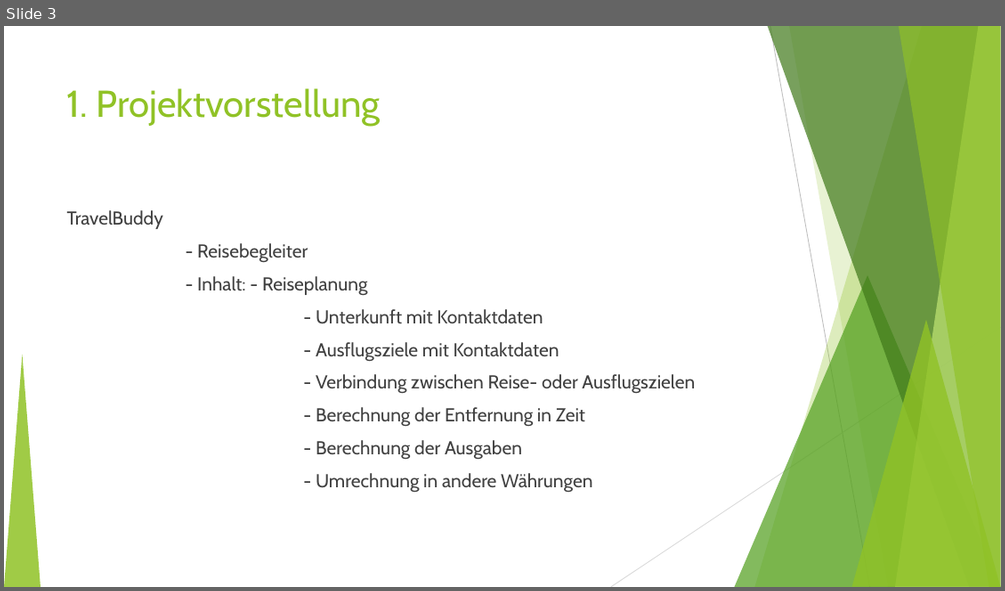
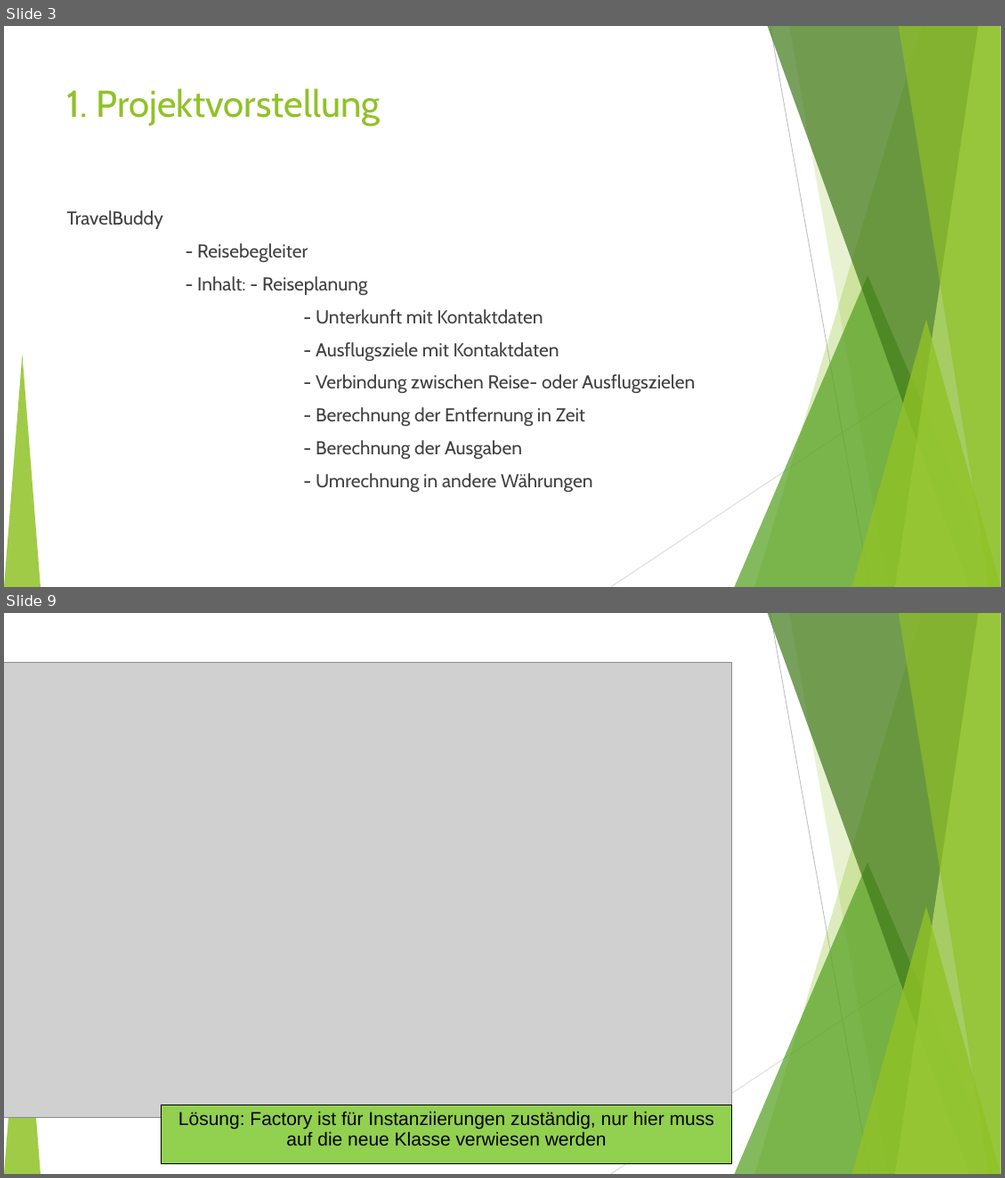
Before and after one commit to fh-erfurt/TravelBuddy-REST, a slide deck: doc/Präsentation/TravelBuddy_1.ppt. Shown one above the other, each under a label of ours: slide 3 before the commit, slides 3 and 9 after it; the slides between them are not shown. The pictures are 1005x591 and 1005x1178 pixels, drawn with LibreOffice and Linux fonts; fonts in the diff are those of the drawing; grey boxes stand for pictures. Boxes give left, top, right and bottom in pixels: in the first picture for what was removed or moved away, otherwise in the second. Text is boxed around its words. In the diff, an @@ line names an element or a change of style, - is before the commit and + after.

```diff
--- a/doc/Präsentation/TravelBuddy_1.ppt
+++ b/doc/Präsentation/TravelBuddy_1.ppt
@@ slide 9 added at (4,613,1001,1174), background #FFFFFF; not listed: 10 template elements that a slide beside it also shows @@
@@ picture added at (4,662,732,1117) @@
@@ rectangle added at (161,1104,732,1164), fill #92D050, outline #000000 0.74 pt, 18 pt, text #000000 @@
+Lösung: Factory ist für Instanziierungen zuständig, nur hier muss auf die neue Klasse verwiesen werden
```
Also in this commit, not shown: 5 slides changed, 4 other slides added, 1 slide removed.
